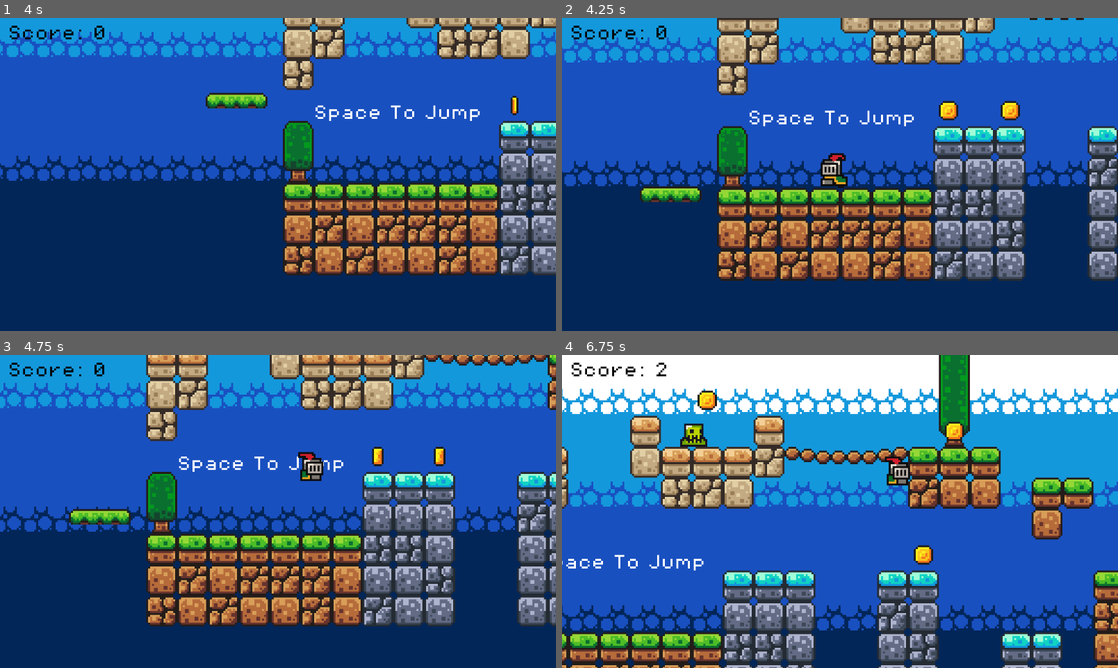
Above: before the commit, frames 1-4 (two rows, left to right).
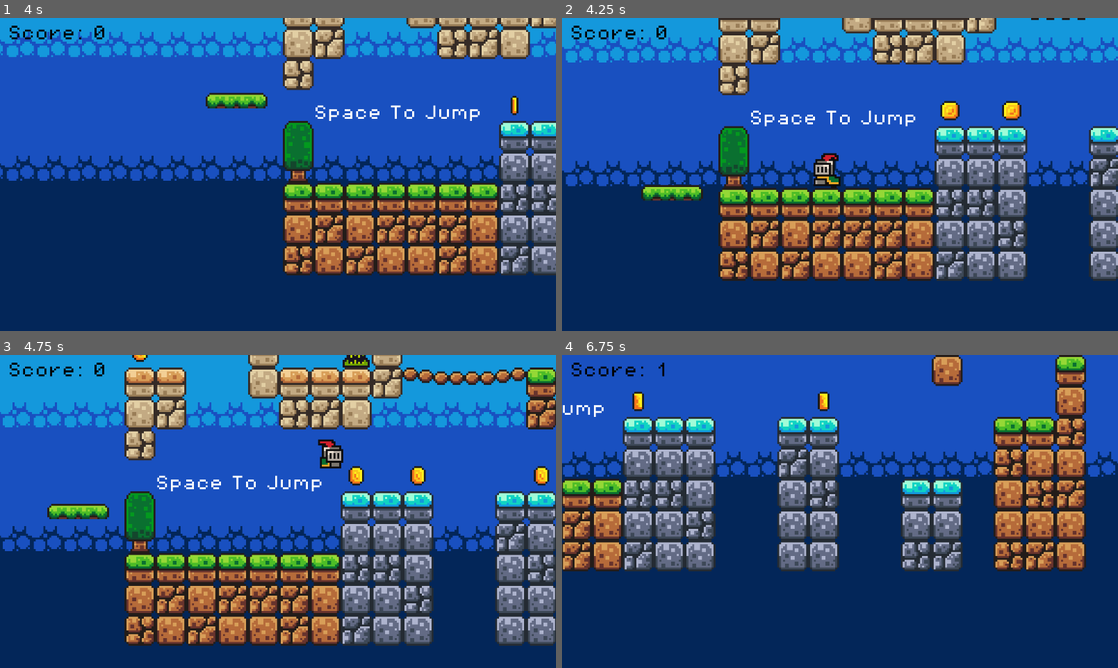
Above: after the commit, the same moments.

Repository: niceEli/BrackeysGodot
Game: Godot game, scene res://scenes/game.tscn
The game is run twice, just before and just after one commit, with the same random seed, the same clock (stepped at 60 frames per second) and the same inputs.
Inputs:
- Up to frame 1 (4 s): hold Right (MoveRight) 0.53-2.03 s; tap Space (Jump) at 0.77, 1.52, 3.02, 3.77 s; hold Left (MoveLeft) from 2.03 s (still down)
- Up to frame 2 (4.25 s): keep holding Left (MoveLeft); tap R (Reset) at 4.15 s
- Up to frame 3 (4.75 s): release Left (MoveLeft) at 4.28 s; hold Right (MoveRight) from 4.28 s (still down); tap Space (Jump) at 4.52 s
- Up to frame 4 (6.75 s): keep holding Right (MoveRight); tap Space (Jump) at 6.02 s

Frame 1 is identical in both runs. In frame 2, 13% of the frame differs, in the area x 0-100%, y 0-84%; in frame 3, 50%; in frame 4, 93%, in the area x 0-100%, y 0-100%.

Commit message:
Update game_manager.gd

Diff:
--- a/scripts/game_manager.gd
+++ b/scripts/game_manager.gd
@@ -26,6 +26,7 @@
 	if Input.is_action_just_pressed("Pause"):
 		quit_game()
 	if Input.is_action_just_pressed("Reset"):
+		Engine.time_scale = 1
 		get_tree().reload_current_scene()
 	if Input.is_action_just_pressed("Fullscreen"):
 		var config = ConfigFile.new()
